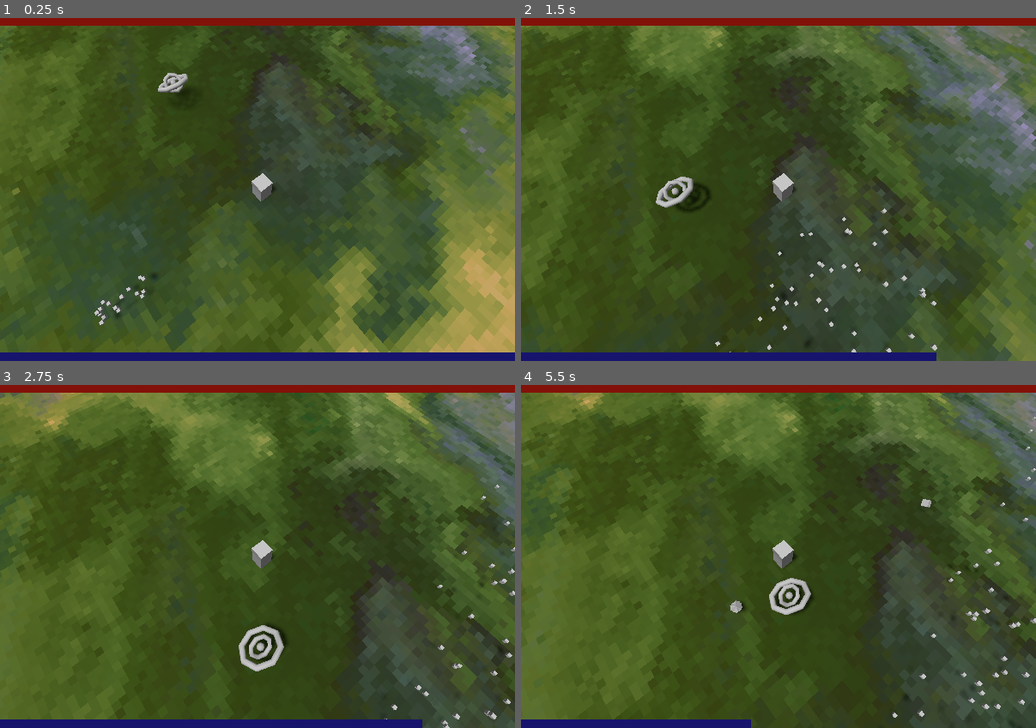
Above: before the commit, frames 1-4 (two rows, left to right).
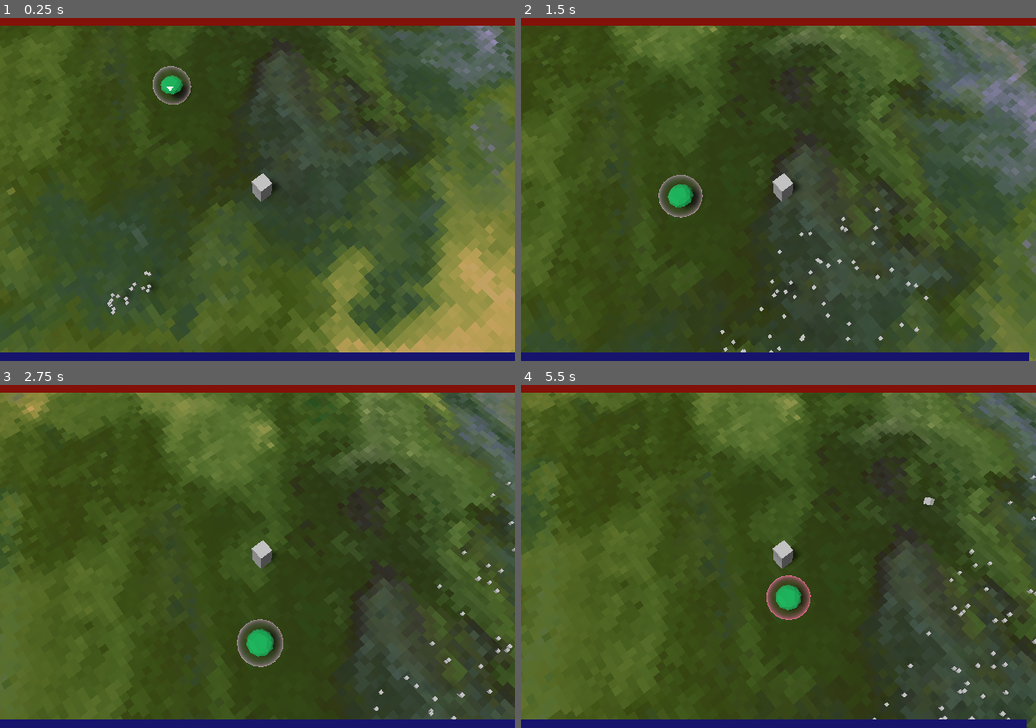
Above: after the commit, the same moments.

Repository: DominicSimone/particle-wizard
Game: Godot game, scene res://main.tscn
Two runs of this game, one before a commit and one after it. Both use one fixed random seed, a clock stepped at 60 frames per second and the inputs below.
Inputs (mouse positions are in pixels of both pictures, inside the frame that each line leads up to):
- Up to frame 1 (0.25 s): no input
- Up to frame 2 (1.5 s): move the mouse to (752, 258) at 0.52 s; hold W (move_forward) from 0.53 s (still down); click (752, 258) at 0.67 s; move the mouse to (933, 240) at 1.27 s
- Up to frame 3 (2.75 s): move the mouse to (103, 505) at 2.02 s; release W (move_forward) at 2.03 s; hold A (move_left) from 2.03 s (still down)
- Up to frame 4 (5.5 s): move the mouse to (804, 556) at 2.77 s; click (804, 556) at 2.92 s; move the mouse to (701, 470) at 3.52 s; release A (move_left) at 3.53 s; hold S (move_backward) 3.53-4.28 s; move the mouse to (891, 539) at 4.27 s; hold D (move_right) 4.28-5.03 s; move the mouse to (675, 573) at 5.02 s; hold W (move_forward) from 5.03 s (still down); click (675, 573) at 5.17 s

The runs differ from the first frame. In frame 1, 8.4% of the frame differs, in the area x 0-100%, y 2-98%; in frame 2, 9.7%; in frame 3, 9.7%, in the area x 0-100%, y 2-100%; in frame 4, 9.5%.

Commit message:
Enemy model, basic shield

Diff:
--- a/PlayerShot.tscn
+++ b/PlayerShot.tscn
@@ -62,6 +62,7 @@
 }
 
 [node name="PlayerShot" type="KinematicBody"]
+input_ray_pickable = false
 script = ExtResource( 1 )
 
 [node name="CollisionShape" type="CollisionShape" parent="."]
--- a/main.tscn
+++ b/main.tscn
@@ -1,12 +1,15 @@
-[gd_scene load_steps=24 format=2]
+[gd_scene load_steps=34 format=2]
 
 [ext_resource path="res://textures/temp ground.png" type="Texture" id=1]
 [ext_resource path="res://scripts/PlayerController.gd" type="Script" id=2]
 [ext_resource path="res://scripts/Enemy.gd" type="Script" id=3]
 [ext_resource path="res://scripts/ParticleCollisions.gd" type="Script" id=4]
-[ext_resource path="res://beam.gdshader" type="Shader" id=5]
+[ext_resource path="res://shaders/beam.gdshader" type="Shader" id=5]
 [ext_resource path="res://scripts/ParticleEntity.gd" type="Script" id=6]
-[ext_resource path="res://MainUI.gd" type="Script" id=7]
+[ext_resource path="res://scripts/MainUI.gd" type="Script" id=7]
+[ext_resource path="res://scripts/Shield.gd" type="Script" id=8]
+[ext_resource path="res://shaders/force_field.gdshader" type="Shader" id=9]
+[ext_resource path="res://objects/gem.obj" type="ArrayMesh" id=10]
 
 [sub_resource type="StyleBoxFlat" id=32]
 bg_color = Color( 0.513726, 0.0745098, 0.0392157, 1 )
@@ -50,9 +53,6 @@
 extents = Vector3( 128.184, 127.235, 0.267175 )
 
 [sub_resource type="CubeMesh" id=1]
-
-[sub_resource type="BoxShape" id=10]
-extents = Vector3( 0.470396, 1, 0.556961 )
 
 [sub_resource type="ShaderMaterial" id=16]
 shader = ExtResource( 5 )
@@ -126,13 +126,111 @@
 gravity = Vector3( 0, 0, 0 )
 initial_velocity = 15.0
 
+[sub_resource type="SphereShape" id=42]
+radius = 1.50484
+
+[sub_resource type="ShaderMaterial" id=41]
+shader = ExtResource( 9 )
+shader_param/albedo = Color( 0.52549, 0.607843, 0.831373, 1 )
+shader_param/emission_color = Color( 0.415686, 0.341176, 0.368627, 1 )
+shader_param/emission_amount = 10.0
+shader_param/rim_steepness = 3.0
+shader_param/uv_scale = null
+shader_param/uv_offset = null
+
+[sub_resource type="SphereMesh" id=40]
+material = SubResource( 41 )
+radius = 1.5
+height = 3.0
+radial_segments = 20
+rings = 12
+
+[sub_resource type="Animation" id=43]
+resource_name = "Hit"
+length = 0.5
+tracks/0/type = "value"
+tracks/0/path = NodePath("MeshInstance:mesh:material:shader_param/emission_color")
+tracks/0/interp = 1
+tracks/0/loop_wrap = true
+tracks/0/imported = false
+tracks/0/enabled = true
+tracks/0/keys = {
+"times": PoolRealArray( 0, 0.5 ),
+"transitions": PoolRealArray( 1, 1 ),
+"update": 0,
+"values": [ Color( 0.862745, 0.0352941, 0.341176, 1 ), Color( 0.415686, 0.341176, 0.368627, 1 ) ]
+}
+
+[sub_resource type="Animation" id=44]
+length = 0.001
+tracks/0/type = "value"
+tracks/0/path = NodePath("MeshInstance:mesh:material:shader_param/albedo")
+tracks/0/interp = 1
+tracks/0/loop_wrap = true
+tracks/0/imported = false
+tracks/0/enabled = true
+tracks/0/keys = {
+"times": PoolRealArray( 0 ),
+"transitions": PoolRealArray( 1 ),
+"update": 0,
+"values": [ Color( 0.52549, 0.607843, 0.831373, 1 ) ]
+}
+tracks/1/type = "value"
+tracks/1/path = NodePath("MeshInstance:mesh:material:shader_param/emission_color")
+tracks/1/interp = 1
+tracks/1/loop_wrap = true
+tracks/1/imported = false
+tracks/1/enabled = true
+tracks/1/keys = {
+"times": PoolRealArray( 0 ),
+"transitions": PoolRealArray( 1 ),
+"update": 0,
+"values": [ Color( 0.415686, 0.341176, 0.368627, 1 ) ]
+}
+
+[sub_resource type="SpatialMaterial" id=45]
+albedo_color = Color( 0.14902, 0.917647, 0.478431, 1 )
+roughness = 0.15
+
 [sub_resource type="SphereShape" id=33]
-radius = 1.38596
+radius = 0.910449
+
+[sub_resource type="Animation" id=38]
+length = 0.001
+tracks/0/type = "value"
+tracks/0/path = NodePath("gem:rotation_degrees")
+tracks/0/interp = 1
+tracks/0/loop_wrap = true
+tracks/0/imported = false
+tracks/0/enabled = true
+tracks/0/keys = {
+"times": PoolRealArray( 0 ),
+"transitions": PoolRealArray( 1 ),
+"update": 0,
+"values": [ Vector3( 0, 0, 0 ) ]
+}
+
+[sub_resource type="Animation" id=39]
+resource_name = "Spin"
+length = 3.0
+loop = true
+tracks/0/type = "value"
+tracks/0/path = NodePath("gem:rotation_degrees")
+tracks/0/interp = 1
+tracks/0/loop_wrap = true
+tracks/0/imported = false
+tracks/0/enabled = true
+tracks/0/keys = {
+"times": PoolRealArray( 0, 3 ),
+"transitions": PoolRealArray( 1, 1 ),
+"update": 0,
+"values": [ Vector3( 0, 0, 0 ), Vector3( 0, -72, 0 ) ]
+}
 
 [node name="Spatial" type="Spatial"]
 
 [node name="DirectionalLight" type="DirectionalLight" parent="."]
-transform = Transform( 1, 0, 0, 0, 0.258819, 0.965926, 0, -0.965926, 0.258819, 0, 8.13306, 0.396632 )
+transform = Transform( 1, 0, 0, 0, 0.36234, 0.932046, 0, -0.932046, 0.36234, 0, 8.13306, 0.396632 )
 light_energy = 0.5
 shadow_enabled = true
 
@@ -208,6 +306,7 @@
 texture = ExtResource( 1 )
 
 [node name="StaticBody" type="StaticBody" parent="Ground"]
+collision_layer = 32768
 
 [node name="CollisionShape" type="CollisionShape" parent="Ground/StaticBody"]
 shape = SubResource( 29 )
@@ -236,21 +335,13 @@
 ui_path = NodePath("../Control")
 
 [node name="Camera" type="Camera" parent="Player"]
-transform = Transform( 0.629225, -0.716646, 0.300823, 0, 0.387049, 0.922059, -0.777223, -0.580183, 0.243541, 5.12004, 15.967, 4.55016 )
+transform = Transform( 0.629225, -0.716646, 0.300823, 0, 0.387049, 0.922059, -0.777223, -0.580183, 0.243541, 7.74057, 23.9992, 6.67169 )
+fov = 50.0
 
 [node name="MeshInstance" type="MeshInstance" parent="Player"]
 transform = Transform( 0.5, 0, 0, 0, 1, 0, 0, 0, 0.5, 0, -0.0567212, 0 )
 layers = 3
 mesh = SubResource( 1 )
-
-[node name="RigidBody" type="RigidBody" parent="Player"]
-transform = Transform( 1, 0, 0, 0, 1, 0, 0, 0, 1, 0, -1.05672, 0 )
-input_ray_pickable = false
-mode = 2
-
-[node name="CollisionShape" type="CollisionShape" parent="Player/RigidBody"]
-transform = Transform( 1, 0, 0, 0, 1, 0, 0, 0, 1, 0, 1, 0 )
-shape = SubResource( 10 )
 
 [node name="BeamShader" type="Particles" parent="."]
 transform = Transform( 1, 0, 0, 0, 1, 0, 0, 0, 1, 0.309655, 1.02217, 12.9406 )
@@ -286,29 +377,44 @@
 draw_pass_1 = SubResource( 14 )
 
 [node name="Enemy" type="Spatial" parent="."]
-transform = Transform( 1, 0, 0, 0, 1, 0, 0, 0, 1, -11.3508, 2.04393, 0 )
+transform = Transform( 1, 0, 0, 0, 1, 0, 0, 0, 1, -11.3508, 1.1649, 0 )
 script = ExtResource( 3 )
 
-[node name="Outer Ring" type="CSGTorus" parent="Enemy"]
-transform = Transform( 0.866025, -0.5, 0, 0.5, 0.866025, 0, 0, 0, 1, 0, -4.76837e-07, 0 )
-inner_radius = 1.0
-outer_radius = 1.4
-
-[node name="Inner Ring" type="CSGTorus" parent="Enemy"]
-transform = Transform( -0.713075, 0.701028, 0.00910928, 0.699051, 0.711934, -0.0669095, -0.0533907, -0.0413437, -0.997717, 0, -4.76837e-07, 0 )
-inner_radius = 0.5
-outer_radius = 0.8
-
-[node name="Core" type="CSGSphere" parent="Enemy"]
-radius = 0.25
-radial_segments = 8
-rings = 4
+[node name="Shield" type="Area" parent="Enemy"]
+collision_layer = 2
+input_ray_pickable = false
+monitorable = false
+script = ExtResource( 8 )
+
+[node name="CollisionShape" type="CollisionShape" parent="Enemy/Shield"]
+shape = SubResource( 42 )
+
+[node name="MeshInstance" type="MeshInstance" parent="Enemy/Shield"]
+mesh = SubResource( 40 )
+
+[node name="AnimationPlayer" type="AnimationPlayer" parent="Enemy/Shield"]
+anims/Hit = SubResource( 43 )
+anims/RESET = SubResource( 44 )
+
+[node name="gem" type="MeshInstance" parent="Enemy"]
+transform = Transform( 1, 0, 0, 0, 1, 0, 0, 0, 1, 0, -0.199103, 0 )
+mesh = ExtResource( 10 )
+skeleton = NodePath("../..")
+material/0 = SubResource( 45 )
 
 [node name="Area" type="Area" parent="Enemy"]
+collision_layer = 2
 input_ray_pickable = false
+monitorable = false
 
 [node name="CollisionShape" type="CollisionShape" parent="Enemy/Area"]
 shape = SubResource( 33 )
 
+[node name="AnimationPlayer" type="AnimationPlayer" parent="Enemy"]
+autoplay = "Spin"
+anims/RESET = SubResource( 38 )
+anims/Spin = SubResource( 39 )
+
 [connection signal="input_event" from="Ground/StaticBody" to="Player" method="_on_StaticBody_input_event"]
+[connection signal="body_entered" from="Enemy/Shield" to="Enemy/Shield" method="_on_Shield_body_entered"]
 [connection signal="body_entered" from="Enemy/Area" to="Enemy" method="_on_Area_body_entered"]
--- a/scripts/Enemy.gd
+++ b/scripts/Enemy.gd
@@ -1,4 +1,11 @@
 extends Spatial
 
+export var max_health: float = 10
+var health := max_health
+
 func _on_Area_body_entered(body: Node) -> void:
-	print("body entered")
+	health -= 1
+	body.queue_free()
+
+func _process(delta: float) -> void:
+	pass
--- a/scripts/PlayerController.gd
+++ b/scripts/PlayerController.gd
@@ -11,7 +11,7 @@
 var grav_ball
 var grav_out: bool = false
 var grav_cost: float = 10
-var shot_cost: float = 20
+var shot_cost: float = 2
 
 var health: float = 100
 var mana: float = 100
--- /dev/null
+++ b/scripts/Shield.gd
@@ -0,0 +1,25 @@
+extends Area
+
+export var max_health: float = 3
+export var regen_cd: float = 5
+export var regen_rate: float = 0.5
+onready var anim := $AnimationPlayer
+var health: float = max_health
+var regen_timer: float = 0
+
+func _on_Shield_body_entered(body: Node) -> void:
+	if health > 0:
+		body.queue_free()
+		anim.stop()
+		anim.play("Hit")
+		health -= 1
+		regen_timer = 0
+		if health <= 0:
+			visible = false
+
+func _process(delta: float) -> void:
+	regen_timer += delta
+	if regen_timer > regen_cd:
+		health = min(max_health, health + regen_rate * delta)
+		if health > 1 and not visible:
+			visible = true
--- /dev/null
+++ b/shaders/force_field.gdshader
@@ -0,0 +1,28 @@
+shader_type spatial;
+//Simple 3D shader to create a force-field effect inspired by Faultless Defense from Guilty Gear Xrd.
+//In summary, it takes logic used for simple rim lighting and uses it to create the alpha instead.
+
+render_mode blend_mix,depth_draw_always,cull_back,diffuse_burley,specular_schlick_ggx;//depth_test_disable;
+uniform vec4 albedo : hint_color;
+uniform vec4 emission_color : hint_color;
+uniform sampler2D texture_albedo : hint_albedo;
+uniform float emission_amount: hint_range(0.0, 16.0) = 5.0f;
+uniform float rim_steepness : hint_range(0.0f, 16.0f) = 3.0f; //higher values mean a smaller rim.
+uniform vec3 uv_scale;
+uniform vec3 uv_offset;
+
+
+void vertex() {
+	UV=UV*uv_scale.xy+uv_offset.xy;
+}
+
+void fragment() {
+	vec2 base_uv = UV;
+	vec4 albedo_tex = texture(texture_albedo,base_uv);
+	ALBEDO = albedo.rgb * albedo_tex.rgb;
+	EMISSION = emission_color.rgb * emission_amount;
+	float PI = 3.14159265359;
+	float NdotV = dot(NORMAL, VIEW);
+	float rim_light = pow(1.0 - NdotV, rim_steepness);
+	ALPHA = rim_light * emission_color.a / PI;
+}
Not shown, added: gem.mtl
Not shown, added: objects/gem.obj
Not shown, added: objects/gem.obj.import
Renamed: MainUI.gd -> scripts/MainUI.gd
Renamed: beam.gdshader -> shaders/beam.gdshader
Not shown, added: gem.blend
